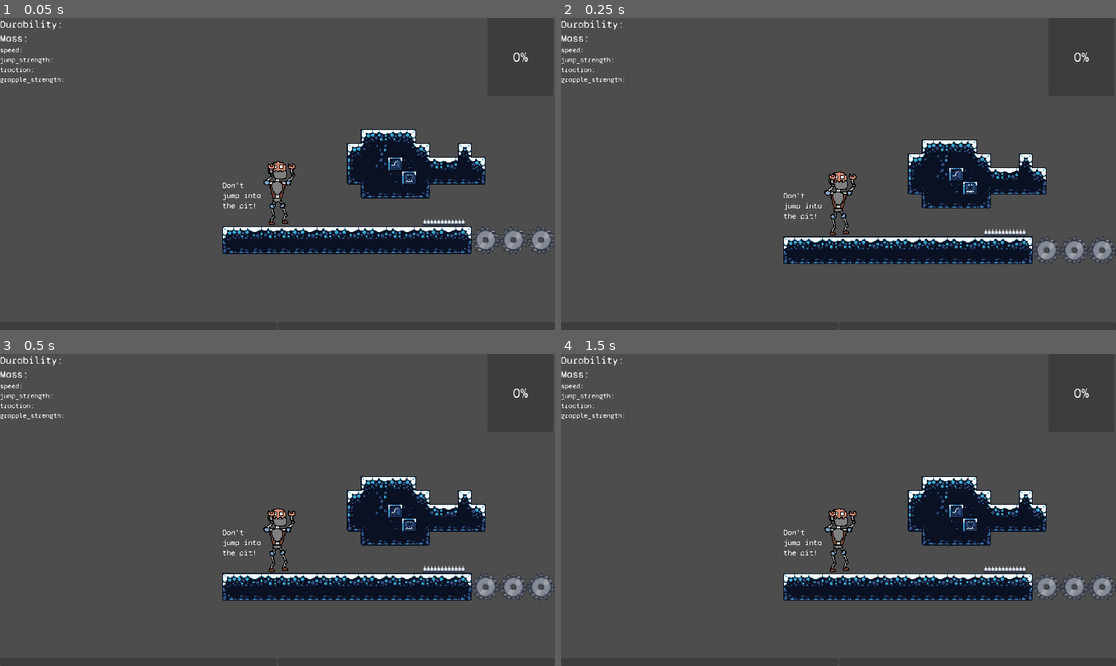
Above: before the commit, frames 1-4 (two rows, left to right).
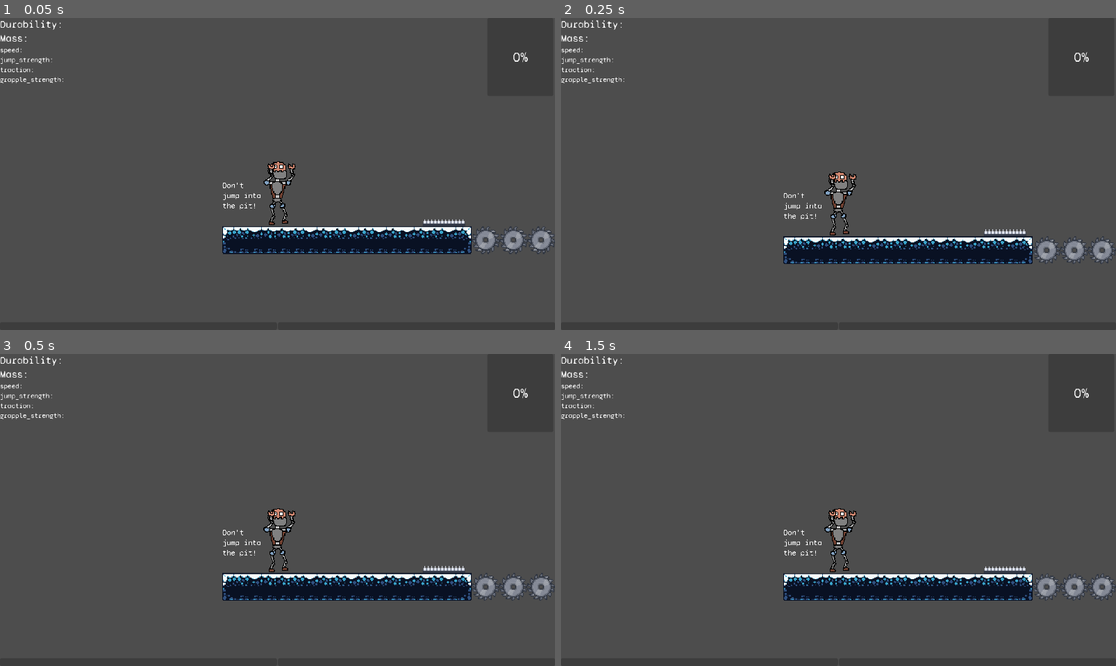
Above: after the commit, the same moments.

Repository: T4R1N/BuiltToScale
Game: Godot game, scene res://Scenes/Stage.tscn
Same seed, same stepped clock (60 frames per second), same inputs: the game is played once before the commit and once after it. This scene is started directly instead of the project's main scene.
Inputs (mouse positions are in pixels of both pictures, inside the frame that each line leads up to):
- Up to frame 1 (0.05 s): no input
- Up to frame 2 (0.25 s): no input
- Up to frame 3 (0.5 s): no input
- Up to frame 4 (1.5 s): move the mouse to (960, 494) at 0.52 s; hold Shift (Grab) 0.53-1.28 s; hold D (Right) from 0.53 s (still down); click (960, 494) at 0.67 s; tap Space (Jump) at 0.77 s; tap Enter at 1.25 s; move the mouse to (727, 525) at 1.27 s; tap Shift (Grab) at 1.35 s

The runs differ from the first frame. In frame 1, 4.0% of the frame differs, in the area x 62-88%, y 35-58%; in frame 2, 3.9%; in frame 3, 4.0%; in frame 4, 4.0%.
Error in both runs: Invalid access to property or key 'cur_skelly' on a base object of type 'null instance'. (res://Scripts/Player.gd:39)

Commit message:
autotile update

Diff:
--- a/Scenes/Stage.tscn
+++ b/Scenes/Stage.tscn
@@ -124,7 +124,7 @@
 1:1/0 = 0
 1:1/0/terrain_set = 0
 1:1/0/terrain = 0
-1:1/0/probability = 10.0
+1:1/0/probability = 20.0
 1:1/0/physics_layer_0/linear_velocity = Vector2(0, 0)
 1:1/0/physics_layer_0/angular_velocity = 0.0
 1:1/0/physics_layer_0/polygon_0/points = PackedVector2Array(-8, -8, 8, -8, 8, 8, -8, 8)
@@ -153,14 +153,8 @@
 3:1/0/physics_layer_0/linear_velocity = Vector2(0, 0)
 3:1/0/physics_layer_0/angular_velocity = 0.0
 3:1/0/physics_layer_0/polygon_0/points = PackedVector2Array(-8, -8, 8, -8, 8, 8, -8, 8)
-3:1/0/terrains_peering_bit/right_side = 0
-3:1/0/terrains_peering_bit/bottom_right_corner = 0
 3:1/0/terrains_peering_bit/bottom_side = 0
-3:1/0/terrains_peering_bit/bottom_left_corner = 0
-3:1/0/terrains_peering_bit/left_side = 0
-3:1/0/terrains_peering_bit/top_left_corner = 0
 3:1/0/terrains_peering_bit/top_side = 0
-3:1/0/terrains_peering_bit/top_right_corner = 0
 4:1/0 = 0
 4:1/0/terrain_set = 0
 4:1/0/terrain = 0
@@ -273,9 +267,11 @@
 2:2/0/terrains_peering_bit/top_side = 0
 3:2/0 = 0
 3:2/0/terrain_set = 0
+3:2/0/terrain = 0
 3:2/0/physics_layer_0/linear_velocity = Vector2(0, 0)
 3:2/0/physics_layer_0/angular_velocity = 0.0
 3:2/0/physics_layer_0/polygon_0/points = PackedVector2Array(-8, -8, 8, -8, 8, 8, -8, 8)
+3:2/0/terrains_peering_bit/top_side = 0
 4:2/0 = 0
 4:2/0/terrain_set = 0
 4:2/0/physics_layer_0/linear_velocity = Vector2(0, 0)
@@ -324,10 +320,6 @@
 9:2/0/terrains_peering_bit/top_left_corner = 0
 9:2/0/terrains_peering_bit/top_side = 0
 9:2/0/terrains_peering_bit/top_right_corner = 0
-10:2/0 = 0
-10:2/0/terrain_set = 0
-10:2/0/physics_layer_0/linear_velocity = Vector2(0, 0)
-10:2/0/physics_layer_0/angular_velocity = 0.0
 0:3/0 = 0
 0:3/0/terrain_set = 0
 0:3/0/terrain = 0
@@ -404,302 +396,6 @@
 9:3/0/terrains_peering_bit/top_left_corner = 0
 9:3/0/terrains_peering_bit/top_side = 0
 9:3/0/terrains_peering_bit/top_right_corner = 0
-10:3/0 = 0
-10:3/0/terrain_set = 0
-10:3/0/physics_layer_0/linear_velocity = Vector2(0, 0)
-10:3/0/physics_layer_0/angular_velocity = 0.0
-0:4/0 = 0
-0:4/0/terrain_set = 0
-0:4/0/physics_layer_0/linear_velocity = Vector2(0, 0)
-0:4/0/physics_layer_0/angular_velocity = 0.0
-0:4/0/physics_layer_0/polygon_0/points = PackedVector2Array(-8, -8, 8, -8, 8, 8, -8, 8)
-1:4/0 = 0
-1:4/0/terrain_set = 0
-1:4/0/physics_layer_0/linear_velocity = Vector2(0, 0)
-1:4/0/physics_layer_0/angular_velocity = 0.0
-1:4/0/physics_layer_0/polygon_0/points = PackedVector2Array(-8, -8, 8, -8, 8, 8, -8, 8)
-2:4/0 = 0
-2:4/0/terrain_set = 0
-2:4/0/physics_layer_0/linear_velocity = Vector2(0, 0)
-2:4/0/physics_layer_0/angular_velocity = 0.0
-2:4/0/physics_layer_0/polygon_0/points = PackedVector2Array(-8, -8, 8, -8, 8, 8, -8, 8)
-3:4/0 = 0
-3:4/0/terrain_set = 0
-3:4/0/physics_layer_0/linear_velocity = Vector2(0, 0)
-3:4/0/physics_layer_0/angular_velocity = 0.0
-3:4/0/physics_layer_0/polygon_0/points = PackedVector2Array(-8, -8, 8, -8, 8, 8, -8, 8)
-4:4/0 = 0
-4:4/0/terrain_set = 0
-4:4/0/physics_layer_0/linear_velocity = Vector2(0, 0)
-4:4/0/physics_layer_0/angular_velocity = 0.0
-4:4/0/physics_layer_0/polygon_0/points = PackedVector2Array(-8, -8, 8, -8, 8, 8, -8, 8)
-5:4/0 = 0
-5:4/0/terrain_set = 0
-5:4/0/physics_layer_0/linear_velocity = Vector2(0, 0)
-5:4/0/physics_layer_0/angular_velocity = 0.0
-5:4/0/physics_layer_0/polygon_0/points = PackedVector2Array(-8, -8, 8, -8, 8, 8, -8, 8)
-6:4/0 = 0
-6:4/0/terrain_set = 0
-6:4/0/physics_layer_0/linear_velocity = Vector2(0, 0)
-6:4/0/physics_layer_0/angular_velocity = 0.0
-6:4/0/physics_layer_0/polygon_0/points = PackedVector2Array(-8, -8, 8, -8, 8, 8, -8, 8)
-7:4/0 = 0
-7:4/0/terrain_set = 0
-7:4/0/physics_layer_0/linear_velocity = Vector2(0, 0)
-7:4/0/physics_layer_0/angular_velocity = 0.0
-7:4/0/physics_layer_0/polygon_0/points = PackedVector2Array(-8, -8, 8, -8, 8, 8, -8, 8)
-8:4/0 = 0
-8:4/0/terrain_set = 0
-8:4/0/physics_layer_0/linear_velocity = Vector2(0, 0)
-8:4/0/physics_layer_0/angular_velocity = 0.0
-8:4/0/physics_layer_0/polygon_0/points = PackedVector2Array(-8, -8, 8, -8, 8, 8, -8, 8)
-9:4/0 = 0
-9:4/0/terrain_set = 0
-9:4/0/physics_layer_0/linear_velocity = Vector2(0, 0)
-9:4/0/physics_layer_0/angular_velocity = 0.0
-10:4/0 = 0
-10:4/0/terrain_set = 0
-10:4/0/physics_layer_0/linear_velocity = Vector2(0, 0)
-10:4/0/physics_layer_0/angular_velocity = 0.0
-0:5/0 = 0
-0:5/0/terrain_set = 0
-0:5/0/physics_layer_0/linear_velocity = Vector2(0, 0)
-0:5/0/physics_layer_0/angular_velocity = 0.0
-0:5/0/physics_layer_0/polygon_0/points = PackedVector2Array(-8, -8, 8, -8, 8, 8, -8, 8)
-1:5/0 = 0
-1:5/0/terrain_set = 0
-1:5/0/physics_layer_0/linear_velocity = Vector2(0, 0)
-1:5/0/physics_layer_0/angular_velocity = 0.0
-1:5/0/physics_layer_0/polygon_0/points = PackedVector2Array(-8, -8, 8, -8, 8, 8, -8, 8)
-2:5/0 = 0
-2:5/0/terrain_set = 0
-2:5/0/physics_layer_0/linear_velocity = Vector2(0, 0)
-2:5/0/physics_layer_0/angular_velocity = 0.0
-2:5/0/physics_layer_0/polygon_0/points = PackedVector2Array(-8, -8, 8, -8, 8, 8, -8, 8)
-3:5/0 = 0
-3:5/0/terrain_set = 0
-3:5/0/physics_layer_0/linear_velocity = Vector2(0, 0)
-3:5/0/physics_layer_0/angular_velocity = 0.0
-3:5/0/physics_layer_0/polygon_0/points = PackedVector2Array(-8, -8, 8, -8, 8, 8, -8, 8)
-5:5/0 = 0
-5:5/0/terrain_set = 0
-5:5/0/physics_layer_0/linear_velocity = Vector2(0, 0)
-5:5/0/physics_layer_0/angular_velocity = 0.0
-5:5/0/physics_layer_0/polygon_0/points = PackedVector2Array(-8, -8, 8, -8, 8, 8, -8, 8)
-6:5/0 = 0
-6:5/0/terrain_set = 0
-6:5/0/physics_layer_0/linear_velocity = Vector2(0, 0)
-6:5/0/physics_layer_0/angular_velocity = 0.0
-7:5/0 = 0
-7:5/0/terrain_set = 0
-7:5/0/physics_layer_0/linear_velocity = Vector2(0, 0)
-7:5/0/physics_layer_0/angular_velocity = 0.0
-8:5/0 = 0
-8:5/0/terrain_set = 0
-8:5/0/physics_layer_0/linear_velocity = Vector2(0, 0)
-8:5/0/physics_layer_0/angular_velocity = 0.0
-9:5/0 = 0
-9:5/0/terrain_set = 0
-9:5/0/physics_layer_0/linear_velocity = Vector2(0, 0)
-9:5/0/physics_layer_0/angular_velocity = 0.0
-10:5/0 = 0
-10:5/0/terrain_set = 0
-10:5/0/physics_layer_0/linear_velocity = Vector2(0, 0)
-10:5/0/physics_layer_0/angular_velocity = 0.0
-0:6/0 = 0
-0:6/0/terrain_set = 0
-0:6/0/physics_layer_0/linear_velocity = Vector2(0, 0)
-0:6/0/physics_layer_0/angular_velocity = 0.0
-0:6/0/physics_layer_0/polygon_0/points = PackedVector2Array(-8, -8, 8, -8, 8, 8, -8, 8)
-1:6/0 = 0
-1:6/0/terrain_set = 0
-1:6/0/physics_layer_0/linear_velocity = Vector2(0, 0)
-1:6/0/physics_layer_0/angular_velocity = 0.0
-1:6/0/physics_layer_0/polygon_0/points = PackedVector2Array(-8, -8, 8, -8, 8, 8, -8, 8)
-2:6/0 = 0
-2:6/0/terrain_set = 0
-2:6/0/physics_layer_0/linear_velocity = Vector2(0, 0)
-2:6/0/physics_layer_0/angular_velocity = 0.0
-2:6/0/physics_layer_0/polygon_0/points = PackedVector2Array(-8, -8, 8, -8, 8, 8, -8, 8)
-3:6/0 = 0
-3:6/0/terrain_set = 0
-3:6/0/physics_layer_0/linear_velocity = Vector2(0, 0)
-3:6/0/physics_layer_0/angular_velocity = 0.0
-3:6/0/physics_layer_0/polygon_0/points = PackedVector2Array(-8, -8, 8, -8, 8, 8, -8, 8)
-4:6/0 = 0
-4:6/0/terrain_set = 0
-4:6/0/physics_layer_0/linear_velocity = Vector2(0, 0)
-4:6/0/physics_layer_0/angular_velocity = 0.0
-4:6/0/physics_layer_0/polygon_0/points = PackedVector2Array(-8, -8, 8, -8, 8, 8, -8, 8)
-5:6/0 = 0
-5:6/0/terrain_set = 0
-5:6/0/physics_layer_0/linear_velocity = Vector2(0, 0)
-5:6/0/physics_layer_0/angular_velocity = 0.0
-5:6/0/physics_layer_0/polygon_0/points = PackedVector2Array(-8, -8, 8, -8, 8, 8, -8, 8)
-6:6/0 = 0
-6:6/0/terrain_set = 0
-6:6/0/physics_layer_0/linear_velocity = Vector2(0, 0)
-6:6/0/physics_layer_0/angular_velocity = 0.0
-7:6/0 = 0
-7:6/0/terrain_set = 0
-7:6/0/physics_layer_0/linear_velocity = Vector2(0, 0)
-7:6/0/physics_layer_0/angular_velocity = 0.0
-8:6/0 = 0
-8:6/0/terrain_set = 0
-8:6/0/physics_layer_0/linear_velocity = Vector2(0, 0)
-8:6/0/physics_layer_0/angular_velocity = 0.0
-9:6/0 = 0
-9:6/0/terrain_set = 0
-9:6/0/physics_layer_0/linear_velocity = Vector2(0, 0)
-9:6/0/physics_layer_0/angular_velocity = 0.0
-10:6/0 = 0
-10:6/0/terrain_set = 0
-10:6/0/physics_layer_0/linear_velocity = Vector2(0, 0)
-10:6/0/physics_layer_0/angular_velocity = 0.0
-0:7/0 = 0
-0:7/0/terrain_set = 0
-0:7/0/physics_layer_0/linear_velocity = Vector2(0, 0)
-0:7/0/physics_layer_0/angular_velocity = 0.0
-1:7/0 = 0
-1:7/0/terrain_set = 0
-1:7/0/physics_layer_0/linear_velocity = Vector2(0, 0)
-1:7/0/physics_layer_0/angular_velocity = 0.0
-2:7/0 = 0
-2:7/0/terrain_set = 0
-2:7/0/physics_layer_0/linear_velocity = Vector2(0, 0)
-2:7/0/physics_layer_0/angular_velocity = 0.0
-3:7/0 = 0
-3:7/0/terrain_set = 0
-3:7/0/physics_layer_0/linear_velocity = Vector2(0, 0)
-3:7/0/physics_layer_0/angular_velocity = 0.0
-5:7/0 = 0
-5:7/0/terrain_set = 0
-5:7/0/physics_layer_0/linear_velocity = Vector2(0, 0)
-5:7/0/physics_layer_0/angular_velocity = 0.0
-6:7/0 = 0
-6:7/0/terrain_set = 0
-6:7/0/physics_layer_0/linear_velocity = Vector2(0, 0)
-6:7/0/physics_layer_0/angular_velocity = 0.0
-7:7/0 = 0
-7:7/0/terrain_set = 0
-7:7/0/physics_layer_0/linear_velocity = Vector2(0, 0)
-7:7/0/physics_layer_0/angular_velocity = 0.0
-8:7/0 = 0
-8:7/0/terrain_set = 0
-8:7/0/physics_layer_0/linear_velocity = Vector2(0, 0)
-8:7/0/physics_layer_0/angular_velocity = 0.0
-0:8/0 = 0
-0:8/0/terrain_set = 0
-0:8/0/physics_layer_0/linear_velocity = Vector2(0, 0)
-0:8/0/physics_layer_0/angular_velocity = 0.0
-1:8/0 = 0
-1:8/0/terrain_set = 0
-1:8/0/physics_layer_0/linear_velocity = Vector2(0, 0)
-1:8/0/physics_layer_0/angular_velocity = 0.0
-2:8/0 = 0
-2:8/0/terrain_set = 0
-2:8/0/physics_layer_0/linear_velocity = Vector2(0, 0)
-2:8/0/physics_layer_0/angular_velocity = 0.0
-3:8/0 = 0
-3:8/0/terrain_set = 0
-3:8/0/physics_layer_0/linear_velocity = Vector2(0, 0)
-3:8/0/physics_layer_0/angular_velocity = 0.0
-5:8/0 = 0
-5:8/0/terrain_set = 0
-5:8/0/physics_layer_0/linear_velocity = Vector2(0, 0)
-5:8/0/physics_layer_0/angular_velocity = 0.0
-6:8/0 = 0
-6:8/0/terrain_set = 0
-6:8/0/physics_layer_0/linear_velocity = Vector2(0, 0)
-6:8/0/physics_layer_0/angular_velocity = 0.0
-7:8/0 = 0
-7:8/0/terrain_set = 0
-7:8/0/physics_layer_0/linear_velocity = Vector2(0, 0)
-7:8/0/physics_layer_0/angular_velocity = 0.0
-8:8/0 = 0
-8:8/0/terrain_set = 0
-8:8/0/physics_layer_0/linear_velocity = Vector2(0, 0)
-8:8/0/physics_layer_0/angular_velocity = 0.0
-9:8/0 = 0
-9:8/0/terrain_set = 0
-9:8/0/physics_layer_0/linear_velocity = Vector2(0, 0)
-9:8/0/physics_layer_0/angular_velocity = 0.0
-10:8/0 = 0
-10:8/0/terrain_set = 0
-10:8/0/physics_layer_0/linear_velocity = Vector2(0, 0)
-10:8/0/physics_layer_0/angular_velocity = 0.0
-0:9/0 = 0
-0:9/0/terrain_set = 0
-0:9/0/physics_layer_0/linear_velocity = Vector2(0, 0)
-0:9/0/physics_layer_0/angular_velocity = 0.0
-1:9/0 = 0
-1:9/0/terrain_set = 0
-1:9/0/physics_layer_0/linear_velocity = Vector2(0, 0)
-1:9/0/physics_layer_0/angular_velocity = 0.0
-2:9/0 = 0
-2:9/0/terrain_set = 0
-2:9/0/physics_layer_0/linear_velocity = Vector2(0, 0)
-2:9/0/physics_layer_0/angular_velocity = 0.0
-3:9/0 = 0
-3:9/0/terrain_set = 0
-3:9/0/physics_layer_0/linear_velocity = Vector2(0, 0)
-3:9/0/physics_layer_0/angular_velocity = 0.0
-4:9/0 = 0
-4:9/0/terrain_set = 0
-4:9/0/physics_layer_0/linear_velocity = Vector2(0, 0)
-4:9/0/physics_layer_0/angular_velocity = 0.0
-5:9/0 = 0
-5:9/0/terrain_set = 0
-5:9/0/physics_layer_0/linear_velocity = Vector2(0, 0)
-5:9/0/physics_layer_0/angular_velocity = 0.0
-6:9/0 = 0
-6:9/0/terrain_set = 0
-6:9/0/physics_layer_0/linear_velocity = Vector2(0, 0)
-6:9/0/physics_layer_0/angular_velocity = 0.0
-7:9/0 = 0
-7:9/0/terrain_set = 0
-7:9/0/physics_layer_0/linear_velocity = Vector2(0, 0)
-7:9/0/physics_layer_0/angular_velocity = 0.0
-9:9/0 = 0
-9:9/0/terrain_set = 0
-9:9/0/physics_layer_0/linear_velocity = Vector2(0, 0)
-9:9/0/physics_layer_0/angular_velocity = 0.0
-10:9/0 = 0
-10:9/0/terrain_set = 0
-10:9/0/physics_layer_0/linear_velocity = Vector2(0, 0)
-10:9/0/physics_layer_0/angular_velocity = 0.0
-2:10/0 = 0
-2:10/0/terrain_set = 0
-2:10/0/physics_layer_0/linear_velocity = Vector2(0, 0)
-2:10/0/physics_layer_0/angular_velocity = 0.0
-3:10/0 = 0
-3:10/0/terrain_set = 0
-3:10/0/physics_layer_0/linear_velocity = Vector2(0, 0)
-3:10/0/physics_layer_0/angular_velocity = 0.0
-4:10/0 = 0
-4:10/0/terrain_set = 0
-4:10/0/physics_layer_0/linear_velocity = Vector2(0, 0)
-4:10/0/physics_layer_0/angular_velocity = 0.0
-6:10/0 = 0
-6:10/0/terrain_set = 0
-6:10/0/physics_layer_0/linear_velocity = Vector2(0, 0)
-6:10/0/physics_layer_0/angular_velocity = 0.0
-9:10/0 = 0
-9:10/0/terrain_set = 0
-9:10/0/physics_layer_0/linear_velocity = Vector2(0, 0)
-9:10/0/physics_layer_0/angular_velocity = 0.0
-8:9/0 = 0
-8:9/0/terrain_set = 0
-8:9/0/physics_layer_0/linear_velocity = Vector2(0, 0)
-8:9/0/physics_layer_0/angular_velocity = 0.0
-8:10/0 = 0
-8:10/0/terrain_set = 0
-8:10/0/physics_layer_0/linear_velocity = Vector2(0, 0)
-8:10/0/physics_layer_0/angular_velocity = 0.0
-10:10/0 = 0
-10:10/0/terrain_set = 0
-10:10/0/physics_layer_0/linear_velocity = Vector2(0, 0)
-10:10/0/physics_layer_0/angular_velocity = 0.0
 0:0/0 = 0
 0:0/0/terrain_set = 0
 0:0/0/terrain = 0
@@ -859,7 +555,7 @@
 scale = Vector2(4, 4)
 tile_set = SubResource("TileSet_m25po")
 format = 2
-layer_0/tile_data = PackedInt32Array(524288, 0, 0, 524289, 5 …(1802 unchanged characters)… 6, 1, -65506, 65536, 1, -65505, 65536, 1, 131082, 327680, 1, 196618, 65536, 1, 196619, 524288, 1, 196620, 589824, 3, 131084, 65536, 1, 65547, 655360, 0, 65546, 0, 0, 262154, 327680, 0, 262155, 65536, 1, 131083, 589824, 1, 262156, 655360, 1, 196621, 655360, 1, 65548, 524288, 0, 65549, 131072, 0, 131085, 262144, 1, 262157, 524288, 3, 196622, 262144, 1, 131086, 131072, 0, 196623, 655360, 0, 196624, 589824, 0, 262160, 65536, 2, 262159, 65536, 2, 262158, 262144, 0, 196617, 0, 1, 262153, 0, 2, 131081, 0, 0, 327690, 0, 2, 327691, 65536, 2, 327692, 65536, 2, 327693, 65536, 2, 327694, 131072, 2, 262162, 131072, 2, 196625, 262144, 1, 131089, 196608, 0, 262161, 65536, 2, 196626, 131072, 0)
+layer_0/tile_data = PackedInt32Array(524288, 0, 0, 524289, 5 …(1802 unchanged characters)… 6, 1, -65506, 65536, 1, -65505, 65536, 1)
 
 [node name="ClimbTiles" type="TileMap" parent="."]
 z_index = -2
